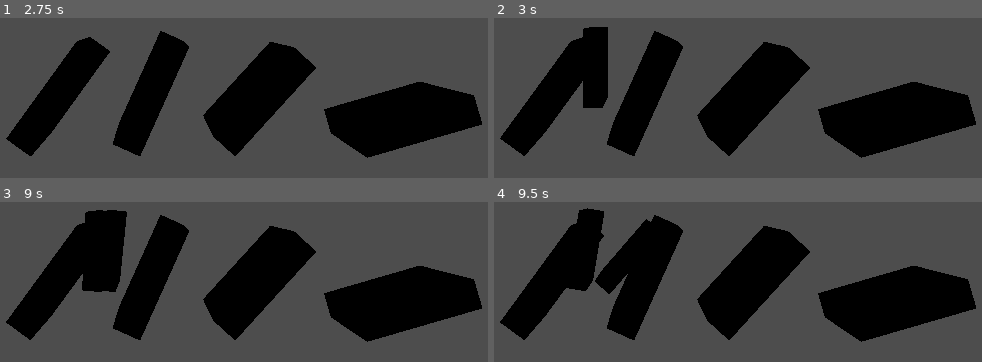
Above: before the commit, frames 1-4 (two rows, left to right).
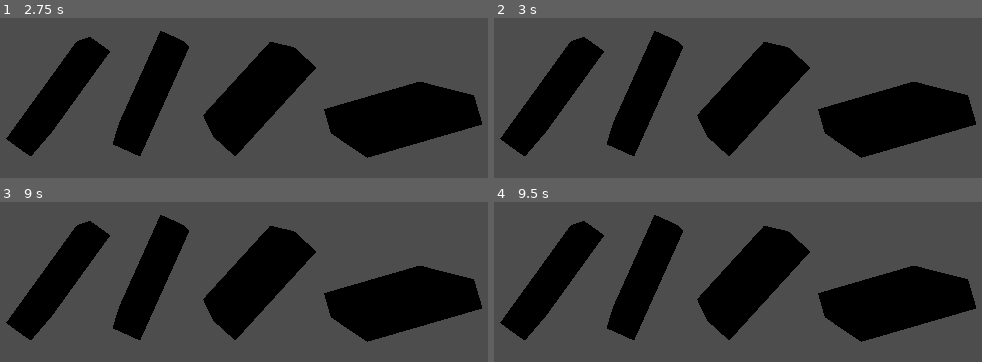
Above: after the commit, the same moments.

Repository: morgmorgan/dominoes
Game: Godot game, scene res://scenes/main.tscn
Same seed, same stepped clock (60 frames per second), same inputs: the game is played once before the commit and once after it.
Inputs (mouse positions are in pixels of both pictures, inside the frame that each line leads up to):
- Up to frame 1 (2.75 s): move the mouse to (outside the picture) at 0.52 s; click (outside the picture) at 0.67 s; move the mouse to (outside the picture) at 1.27 s; click (outside the picture) at 1.42 s; move the mouse to (outside the picture) at 2.02 s; click (outside the picture) at 2.17 s
- Up to frame 2 (3 s): tap Enter at 2.75 s; move the mouse to (606, 102) at 2.77 s; click (606, 102) at 2.92 s
- Up to frame 3 (9 s): tap Space at 3.5, 5, 6.5 s; move the mouse to (395, 264) at 3.52 s; click (395, 264) at 3.67 s; tap Enter at 4.25, 5.75 s; move the mouse to (outside the picture) at 4.27 s; click (outside the picture) at 4.42 s; move the mouse to (outside the picture) at 5.02 s; click (outside the picture) at 5.17 s; move the mouse to (outside the picture) at 5.77 s; click (outside the picture) at 5.92 s; move the mouse to (outside the picture) at 6.52 s; click (outside the picture) at 6.67 s; move the mouse to (outside the picture) at 7.27 s; click (outside the picture) at 7.42 s; move the mouse to (outside the picture) at 8.02 s; click (outside the picture) at 8.17 s; move the mouse to (112, 286) at 8.77 s; click (112, 286) at 8.92 s
- Up to frame 4 (9.5 s): no input

Frame 1 is identical in both runs. In frame 2, 2.0% of the frame differs, in the area x 1-24%, y 5-87%; in frame 3, 3.2%, in the area x 1-27%, y 5-87%; in frame 4, 3.1%.

Commit message:
Adding domino group and also adding collidabletype

Diff:
--- a/project.godot
+++ b/project.godot
@@ -19,6 +19,10 @@
 
 project/assembly_name="domoinoes"
 
+[global_group]
+
+dominoes=""
+
 [rendering]
 
 renderer/rendering_method="gl_compatibility"
--- a/scenes/domino.tscn
+++ b/scenes/domino.tscn
@@ -1,6 +1,7 @@
-[gd_scene load_steps=9 format=4 uid="uid://bwl781ba7ljj3"]
+[gd_scene load_steps=10 format=4 uid="uid://bwl781ba7ljj3"]
 
 [ext_resource type="Script" path="res://scripts/domino.gd" id="1_j5684"]
+[ext_resource type="Script" path="res://scripts/collidableType.gd" id="2_eeeqh"]
 
 [sub_resource type="BoxShape3D" id="BoxShape3D_sdo0x"]
 size = Vector3(1.1991, 4.1848, 1.9165)
@@ -49,7 +50,7 @@
 tracks/0/type = "value"
 tracks/0/imported = false
 tracks/0/enabled = true
-tracks/0/path = NodePath("physisc:rotation")
+tracks/0/path = NodePath("physics:rotation")
 tracks/0/interp = 2
 tracks/0/loop_wrap = true
 tracks/0/keys = {
@@ -64,7 +65,7 @@
 tracks/0/type = "value"
 tracks/0/imported = false
 tracks/0/enabled = true
-tracks/0/path = NodePath("physisc:rotation")
+tracks/0/path = NodePath("physics:rotation")
 tracks/0/interp = 1
 tracks/0/loop_wrap = true
 tracks/0/keys = {
@@ -80,29 +81,31 @@
 "tip_over": SubResource("Animation_r54d8")
 }
 
-[node name="domino" type="Node3D"]
+[node name="domino" type="Node3D" groups=["dominoes"]]
 script = ExtResource("1_j5684")
 metadata/_edit_group_ = true
 
-[node name="physisc" type="Node3D" parent="."]
+[node name="physics" type="Node3D" parent="."]
 
-[node name="RigidBody3D" type="RigidBody3D" parent="physisc"]
+[node name="RigidBody3D" type="RigidBody3D" parent="physics"]
 transform = Transform3D(1, 0, 0, 0, 1, 0, 0, 0, 1, -0.159488, 1.01688, 0)
 gravity_scale = 0.0
 metadata/_edit_group_ = true
 
-[node name="CollisionShape3D" type="CollisionShape3D" parent="physisc/RigidBody3D"]
+[node name="CollisionShape3D" type="CollisionShape3D" parent="physics/RigidBody3D"]
 transform = Transform3D(1, 0, 0, 0, 1, 0, 0, 0, 1, -0.496507, 0.998562, 0)
 shape = SubResource("BoxShape3D_sdo0x")
 
-[node name="Cube" type="MeshInstance3D" parent="physisc/RigidBody3D"]
+[node name="Cube" type="MeshInstance3D" parent="physics/RigidBody3D"]
 mesh = SubResource("ArrayMesh_i3vjb")
 skeleton = NodePath("")
 
-[node name="Area3D" type="Area3D" parent="physisc/RigidBody3D"]
+[node name="Area3D" type="Area3D" parent="physics/RigidBody3D"]
 transform = Transform3D(1, 0, 0, 0, 1, 0, 0, 0, 1, -0.496507, 0.998562, 0)
+script = ExtResource("2_eeeqh")
+collidableType = 1
 
-[node name="CollisionShape3D" type="CollisionShape3D" parent="physisc/RigidBody3D/Area3D"]
+[node name="CollisionShape3D" type="CollisionShape3D" parent="physics/RigidBody3D/Area3D"]
 shape = SubResource("BoxShape3D_sdo0x")
 
 [node name="AnimationPlayer" type="AnimationPlayer" parent="."]
@@ -110,5 +113,5 @@
 "": SubResource("AnimationLibrary_cumg4")
 }
 
-[connection signal="area_shape_entered" from="physisc/RigidBody3D/Area3D" to="." method="_on_domino_area_entered"]
+[connection signal="area_shape_entered" from="physics/RigidBody3D/Area3D" to="." method="_on_domino_area_entered"]
 [connection signal="animation_finished" from="AnimationPlayer" to="." method="_on_anim_end"]
--- /dev/null
+++ b/scripts/collidableType.gd
@@ -0,0 +1,14 @@
+class_name Collidable
+extends Area3D
+
+enum CollidableType {GENERIC, DOMINO}
+@export var collidableType: CollidableType = Collidable.CollidableType.GENERIC
+
+# Called when the node enters the scene tree for the first time.
+func _ready() -> void:
+	pass # Replace with function body.
+
+
+# Called every frame. 'delta' is the elapsed time since the previous frame.
+func _process(delta: float) -> void:
+	pass
--- a/scripts/domino.gd
+++ b/scripts/domino.gd
@@ -23,11 +23,12 @@
 
 func _on_domino_area_entered(area_rid: RID, area: Area3D, area_shape_index: int, local_shape_index: int) -> void:
 	if not already_tipped:
-		var other_domino = area.get_parent().get_parent().get_parent()
-		var other_rigid: RigidBody3D = area.get_parent()
-		var other_player: AnimationPlayer = other_domino.find_child("AnimationPlayer")
-		print(name, "tipped over by ", other_domino.name)
-		$AnimationPlayer.play("tip_over")
-		other_player.pause()
-		#other_rigid.gravity_scale = 1
-		already_tipped = true
+		if area is Collidable and (area as Collidable).collidableType == Collidable.CollidableType.DOMINO:
+			var other_domino = area.get_parent().get_parent().get_parent()
+			var other_rigid: RigidBody3D = area.get_parent()
+			var other_player: AnimationPlayer = other_domino.find_child("AnimationPlayer")
+			print(name, "tipped over by ", other_domino.name)
+			$AnimationPlayer.play("tip_over")
+			other_player.pause()
+			#other_rigid.gravity_scale = 1
+			already_tipped = true
--- a/scripts/main.gd
+++ b/scripts/main.gd
@@ -15,8 +15,8 @@
 	var x = dom.instantiate()
 	x.owner  = $"."
 	print(how_many_dominoes())
-	add_child(x, true)
 	x.position = pos
+	print(x.is_in_group("dominoes"))
 	print(how_many_dominoes())
 
 # Called every frame. 'delta' is the elapsed time since the previous frame.
